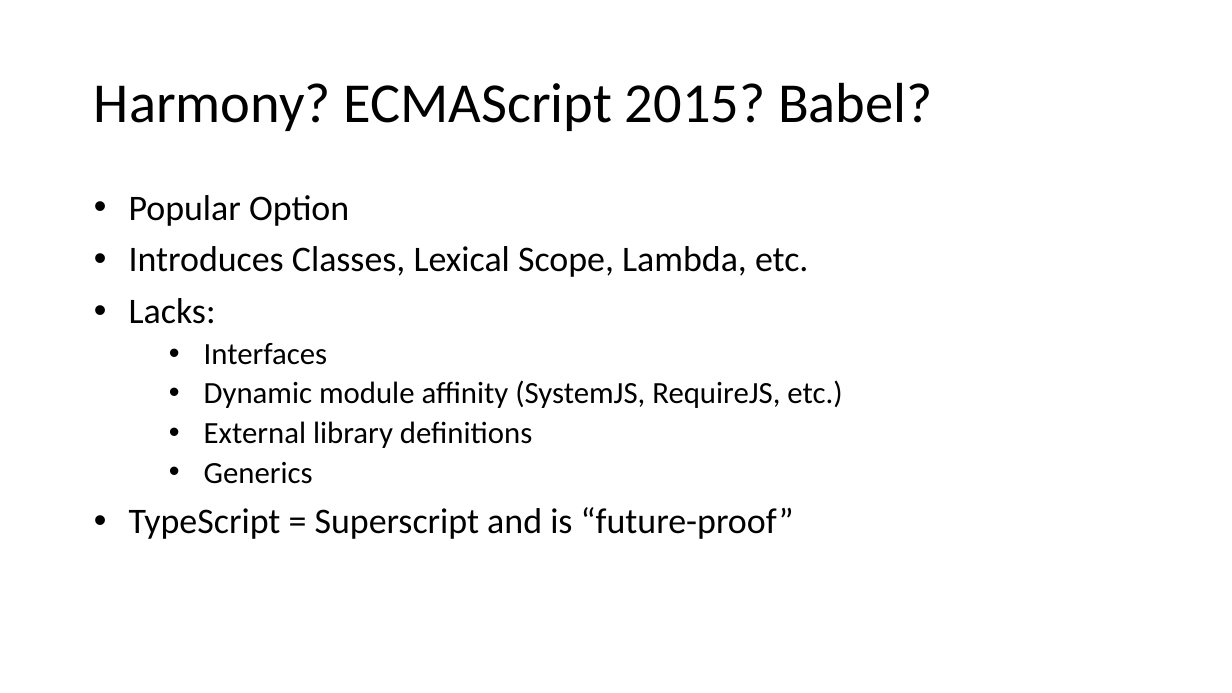
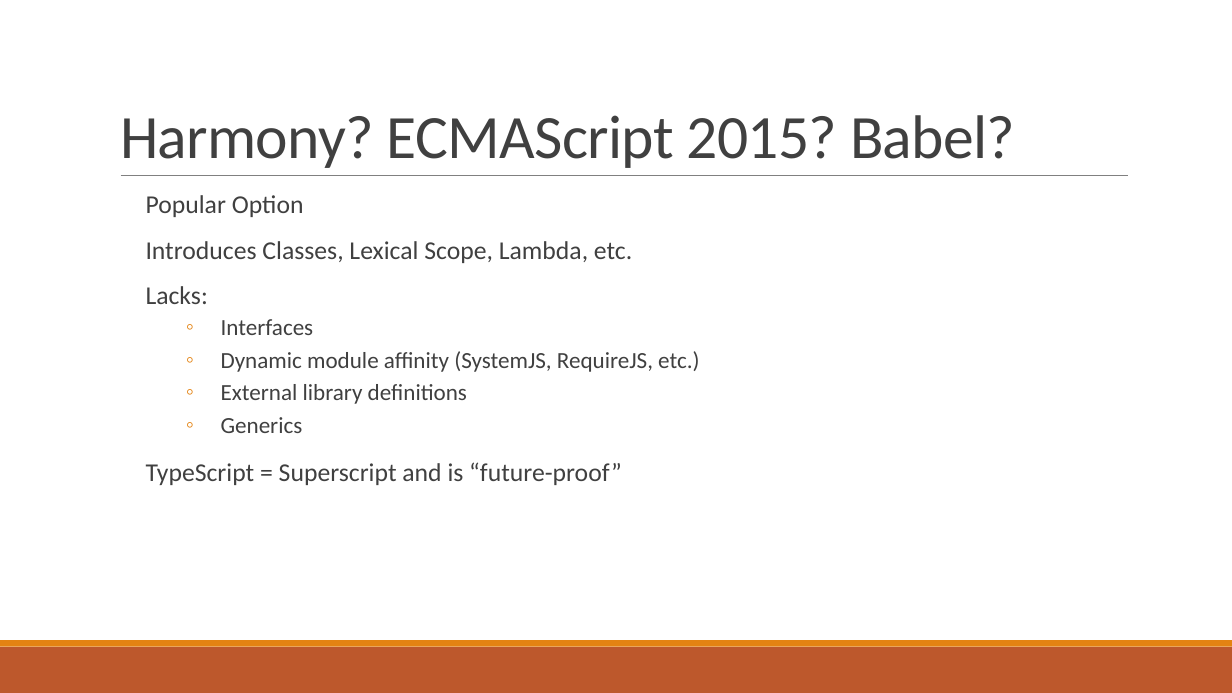
Before and after one commit to JeremyLikness/typescript-cca, a slide deck: slide 6 of ts.pptx (slide 5 before the commit). Drawn at 1232x693 pixels with LibreOffice and Linux fonts; fonts in the diff are those of the drawing. Boxes give left, top, right and bottom in pixels: in the first picture for what was removed or moved away, otherwise in the second. Text is boxed around its words. In the diff, an @@ line names an element or a change of style, - is before the commit and + after.

```diff
--- a/ts.pptx
+++ b/ts.pptx
@@ title "Harmony? ECMAScript 2015? Babel?": place and size @@
-title "Harmony? ECMAScript 2015? Babel?" at (94,82,932,131)
+title "Harmony? ECMAScript 2015? Babel?" at (120,115,1015,168)
@@ title "Harmony? ECMAScript 2015? Babel?" at (120,115,1015,168): size 44 to 48 pt, text colour #000000 to #404040, letter spacing 0 to -0.5 pt; line spacing 0.9 to 0.85; vertical alignment middle to bottom @@
@@ line added from (121, 176) to (1128, 176), #808080 0.5 pt @@
@@ text "Popular Option": place and size @@
-text "Popular Option" at (129,195,842,539)
+text "Popular Option" at (146,195,699,485)
@@ text "Popular Option" at (146,195,699,485): size 28 to 20 pt in "Popular Option", "Introduces Classes, Lexical Scope, Lambda, etc.", "Lacks:", "TypeScript = Superscript and is “future-proof”"; text colour #000000 to #404040; size 24 to 18 pt in "Interfaces", "Dynamic module affinity (SystemJS, RequireJS, etc.)", "External library definitions", "Generics"; bullet • to  ; more space between paragraphs; bullet • to ◦ @@
@@ rectangle added at (0,647,1232,693), fill #BD582C @@
@@ rectangle added at (0,640,1232,647), fill #E48312 @@
```
Also in this commit, not shown: 6 other slides changed, 3 slides added, 3 slides removed, 1 other file.
